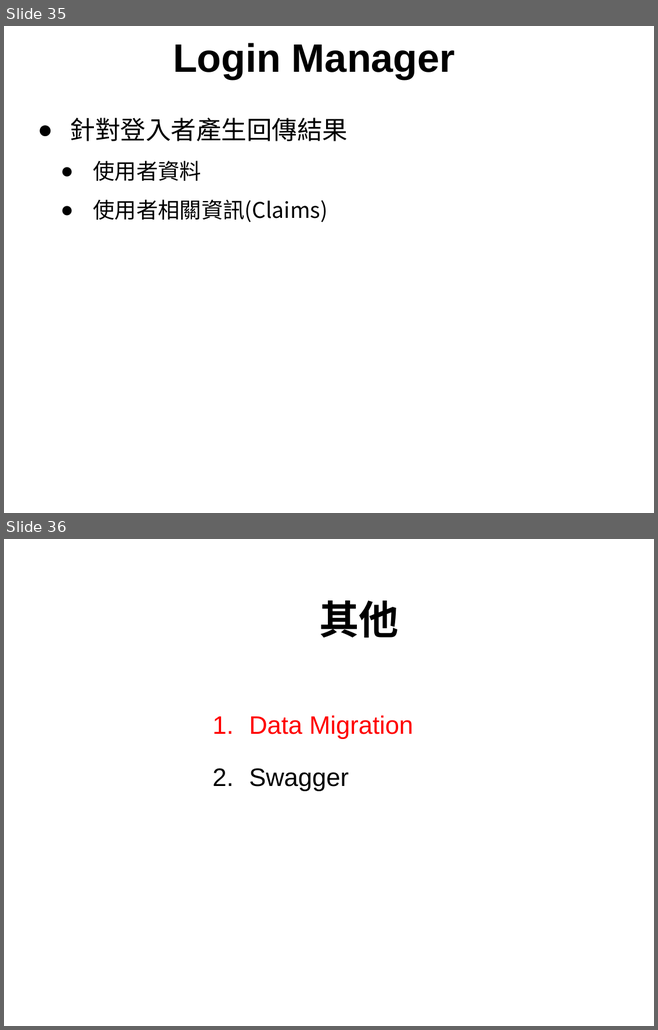
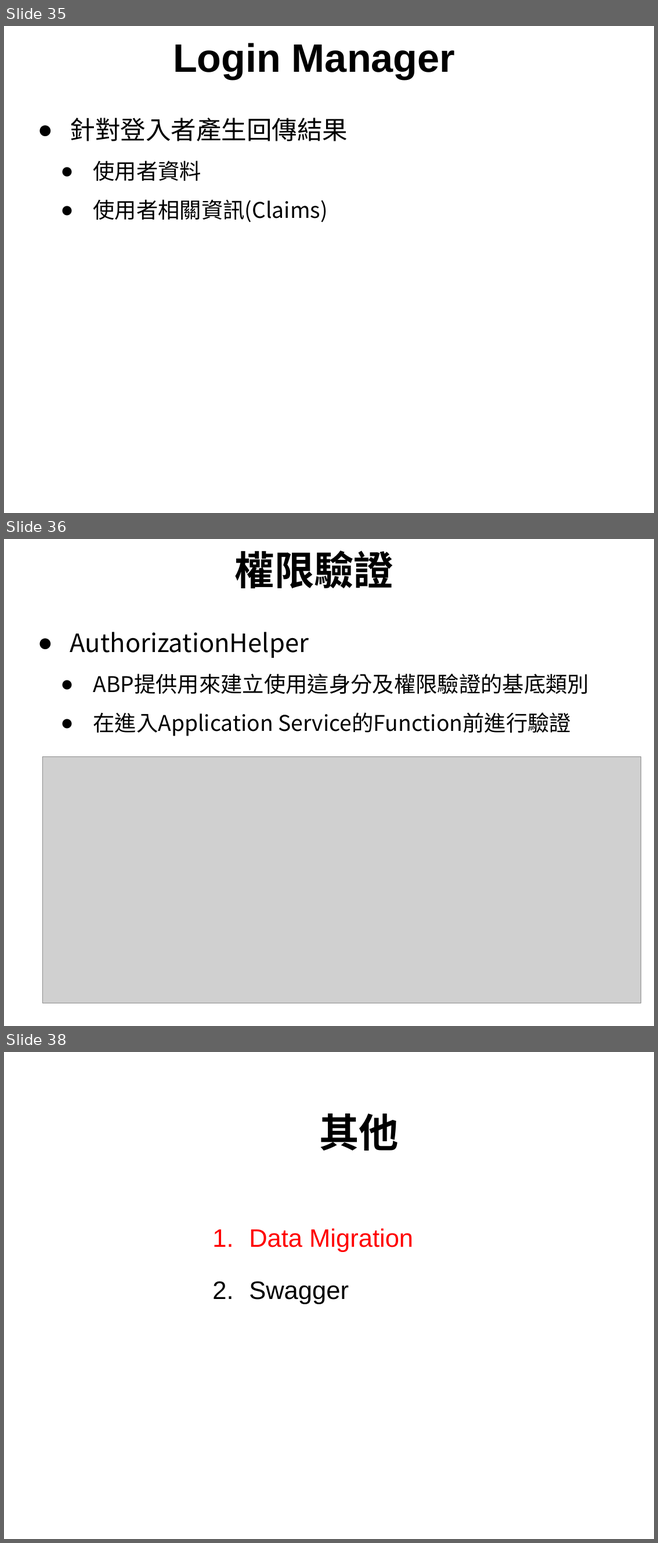
Before and after one commit to Sean2416/MarkDown, a slide deck: ABP.ppt. Shown one above the other, each under a label of ours: slides 35 and 36 before the commit, slides 35, 36 and 38 after it; the slides between them are not shown. The pictures are 658x1030 and 658x1543 pixels, drawn with LibreOffice and Linux fonts; fonts in the diff are those of the drawing; grey boxes stand for pictures; background and template pictures are left out. Boxes give left, top, right and bottom in pixels: in the first picture for what was removed or moved away, otherwise in the second. Text is boxed around its words. In the diff, an @@ line names an element or a change of style, - is before the commit and + after.

Commit message:
新增權限判斷

```diff
--- a/ABP.ppt
+++ b/ABP.ppt
@@ slide 36 added at box(4, 539, 654, 1026), background picture (left out) @@
@@ text added at box(235, 551, 394, 589), 44 pt, text #000000, bold @@
+權限驗證
@@ text added at box(70, 632, 589, 736), 24 pt, text #000000 @@
+  ● AuthorizationHelper
+● ABP提供用來建立使用這身分及權限驗證的基底類別
+● 在進入Application Service的Function前進行驗證
@@ picture added at box(42, 757, 641, 1004) @@
@@ what was slide 36 is now slide 38 @@
```
Also in this commit, not shown: 1 other slide added, 1 other file.
